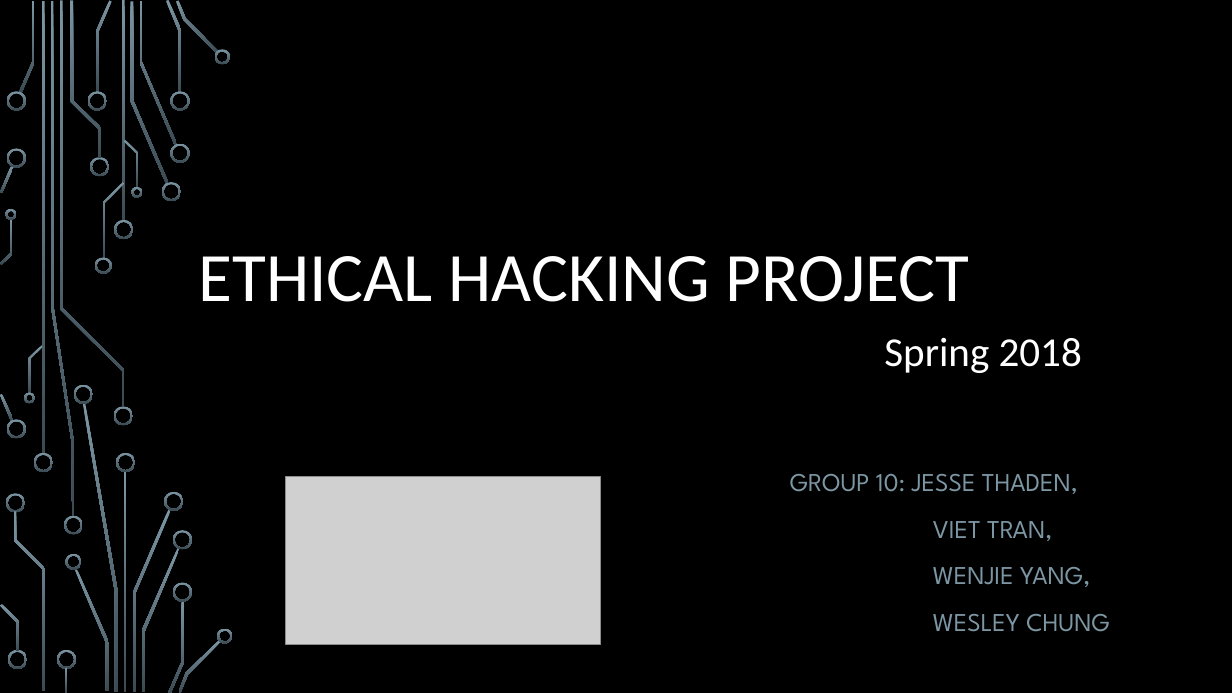
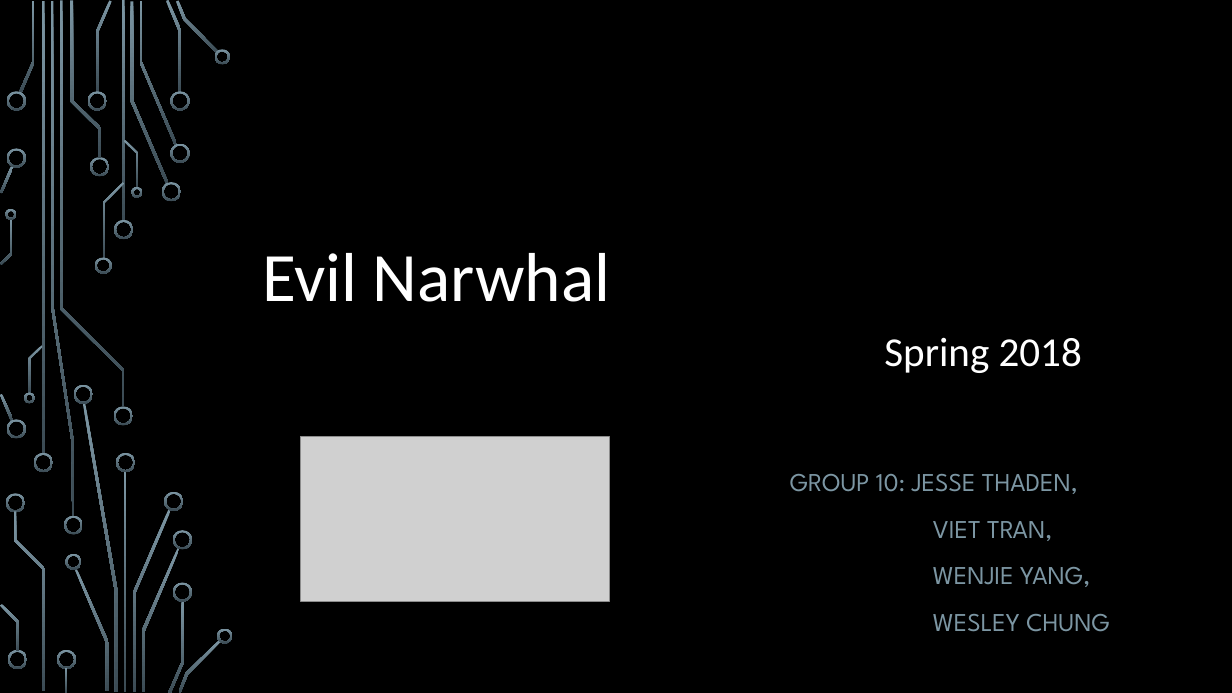
Before and after one commit to jessethd/EthicalHackingFinal, a slide deck: slide 1 of Presentation.pptx. Drawn at 1232x693 pixels with LibreOffice and Linux fonts; fonts in the diff are those of the drawing; grey boxes stand for pictures; background and template pictures are left out. Boxes give left, top, right and bottom in pixels: in the first picture for what was removed or moved away, otherwise in the second. Text is boxed around its words. In the diff, an @@ line names an element or a change of style, - is before the commit and + after.

Commit message:
slides

```diff
--- a/Presentation.pptx
+++ b/Presentation.pptx
@@ title at [262, 253, 610, 302]: text changed @@
-ETHICAL HACKING PROJECT
+Evil Narwhal
@@ picture: place and size @@
-picture at [286, 477, 601, 644]
+picture at [301, 437, 610, 602]
```
Also in this commit, not shown: 1 other slide changed, 1 other file.
